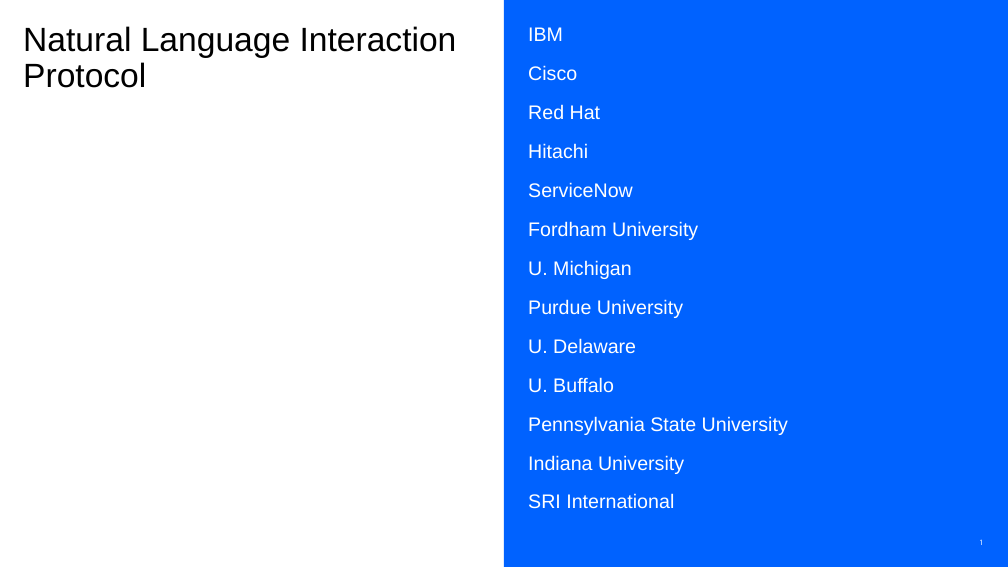
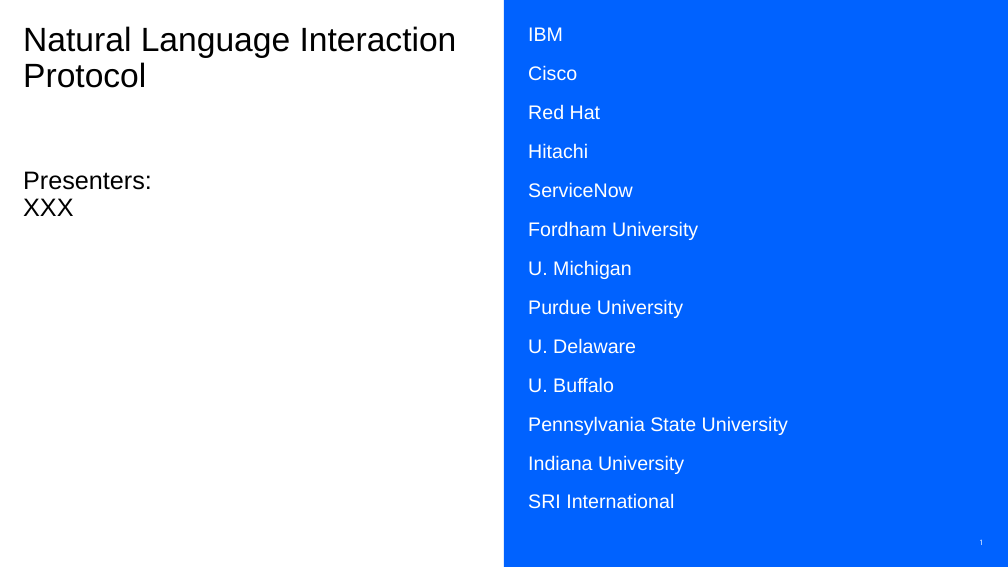
Before and after one commit to nlip-project/documents, a slide deck: slide 1 of NLIP_Briefer.pptx. Drawn at 1008x567 pixels with LibreOffice and Linux fonts; fonts in the diff are those of the drawing. Boxes give left, top, right and bottom in pixels: in the first picture for what was removed or moved away, otherwise in the second. Text is boxed around its words. In the diff, an @@ line names an element or a change of style, - is before the commit and + after.

```diff
--- a/NLIP_Briefer.pptx
+++ b/NLIP_Briefer.pptx
@@ title at (23,26,457,216): text changed @@
-Natural Language Interaction Protocol
+Natural Language Interaction Protocol
+Presenters:
+XXX
```
Also in this commit, not shown: 3 other slides changed, 9 slides added.
